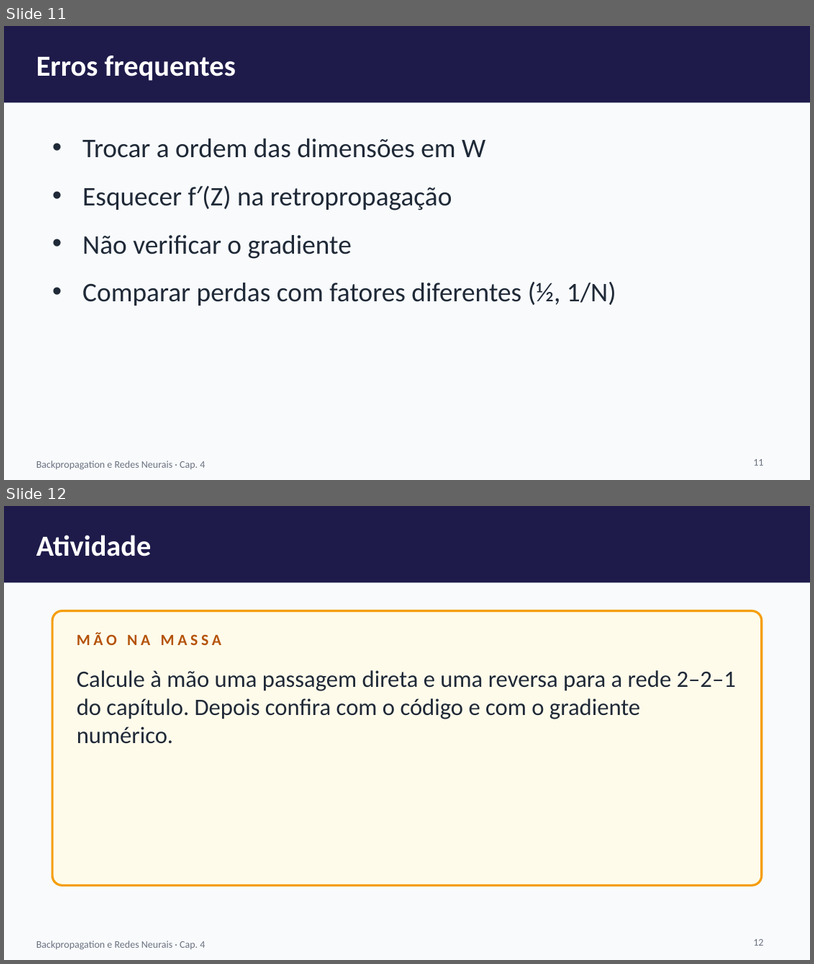
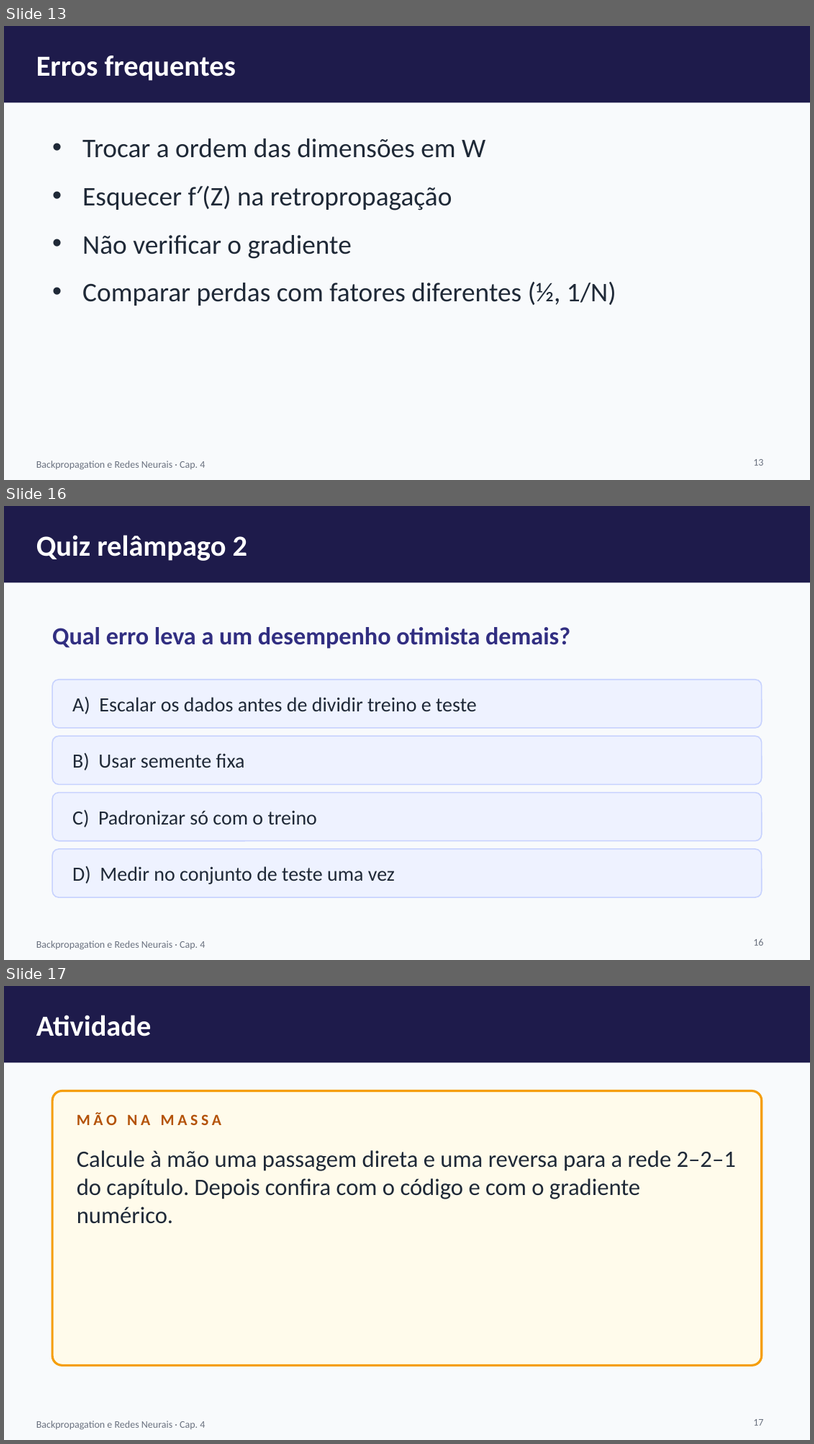
Before and after one commit to arakenmedeiros/claude, a slide deck: redes_neurais/slides/cap04_Backpropagation_e_MLP.pptx. Shown one above the other, each under a label of ours: slides 11 and 12 before the commit, slides 13, 16 and 17 after it; the slides between them are not shown. The pictures are 814x964 and 814x1444 pixels, drawn with LibreOffice and Linux fonts; fonts in the diff are those of the drawing. Boxes give left, top, right and bottom in pixels: in the first picture for what was removed or moved away, otherwise in the second. Text is boxed around its words. In the diff, an @@ line names an element or a change of style, - is before the commit and + after.

```diff
--- a/redes_neurais/slides/cap04_Backpropagation_e_MLP.pptx
+++ b/redes_neurais/slides/cap04_Backpropagation_e_MLP.pptx
@@ slide 16 added at [4,506,810,960], background #F8FAFC; not listed: 2 template elements that a slide beside it also shows @@
@@ text added at [36,535,247,561], 26 pt, text #FFFFFF, bold @@
+Quiz relâmpago 2
@@ text added at [52,627,571,649], 22 pt, text #312E81, bold @@
+Qual erro leva a um desempenho otimista demais?
@@ rounded rectangle added at [52,680,762,728], fill #EEF2FF, outline #C7D2FE 1 pt @@
@@ text added at [72,697,477,714], 18 pt, text #1F2937 @@
+A) Escalar os dados antes de dividir treino e teste
@@ rounded rectangle added at [52,736,762,784], fill #EEF2FF, outline #C7D2FE 1 pt @@
@@ text added at [72,753,245,770], 18 pt, text #1F2937 @@
+B) Usar semente fixa
@@ rounded rectangle added at [52,793,762,841], fill #EEF2FF, outline #C7D2FE 1 pt @@
@@ text added at [72,809,317,827], 18 pt, text #1F2937 @@
+C) Padronizar só com o treino
@@ rounded rectangle added at [52,849,762,897], fill #EEF2FF, outline #C7D2FE 1 pt @@
@@ text added at [72,866,395,884], 18 pt, text #1F2937 @@
+D) Medir no conjunto de teste uma vez
@@ page number added at [754,938,764,945], 9 pt, text #6B7280 @@
+16
@@ what was slide 11 is now slide 13 @@
@@ page number at [754,459,764,465]: text changed @@
-11
+13
@@ what was slide 12 is now slide 17 @@
@@ page number at [754,1419,764,1425]: text changed @@
-12
+17
```
Also in this commit, not shown: 5 other slides added, 10 other files.
